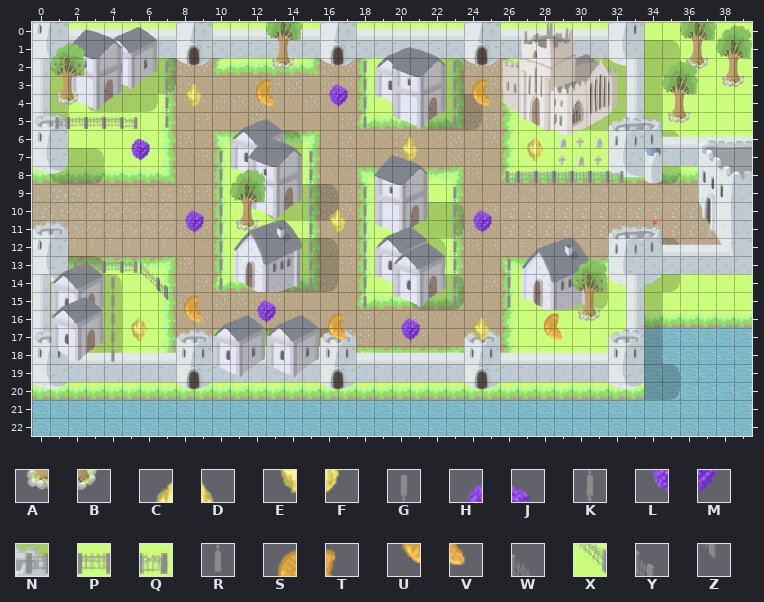
Two versions of a level (Tiled map (JSON), dist/assets/level/truffles_level_1.json). The first picture shows the starting point.
Cells are 32x32 px. Shown: x 0..39, y 0..22.
Key: from "truffles_level_1_tileset": A 214, B 215, C 396, D 397, E 448, F 449, G 497, H 500, J 501, K 549, L 552, M 553, N 589, P 590, Q 591, R 601, S 604, T 605, U 656, V 657, W 759, X 811, Y 812, Z 864.
_ is an empty cell.
Layers that did not change in this view are not listed.
Layer "map/environment_objects/miscellaneous_de" before, first column x 0:
 0 ____________
 1 ____________
 2 _______G____
 3 _______K____
 4 _AB____K____
 5 _NPPPQ_R____
 6 ____________
 7 __________G_
 8 __________K_
 9 __________K_
10 __________K_
11 __________KA
12 __________K_
13 __NPPQW___K_
14 ____G_XY__R_
15 ____K__Z____
16 ____K_______
17 ____K_______
18 ____R_______
19 ____________
20 ____________
21 ____________
Layer "collectables_depth_02" before, first column x 0:
 0 ________________________________________
 1 ________________________________________
 2 ________________________________________
 3 ________CD__ST__HJ______ST______________
 4 ________EF__UV__LM______UV______________
 5 ________________________________________
 6 _____HJ_____________CD_____CD___________
 7 _____LM_____________EF_____EF___________
 8 ________________________________________
 9 ________________________________________
10 ________HJ______CD______HJ______________
11 ________LM______EF______LM______________
12 ________________________________________
13 ________________________________________
14 ________________________________________
15 ________ST__HJ__________________________
16 _____CD_UV__LM__ST__HJ__CD__ST__________
17 _____EF_________UV__LM__EF__UV__________
18 ________________________________________
19 ________________________________________
20 ________________________________________
21 ________________________________________
22 ________________________________________
And afterwards:
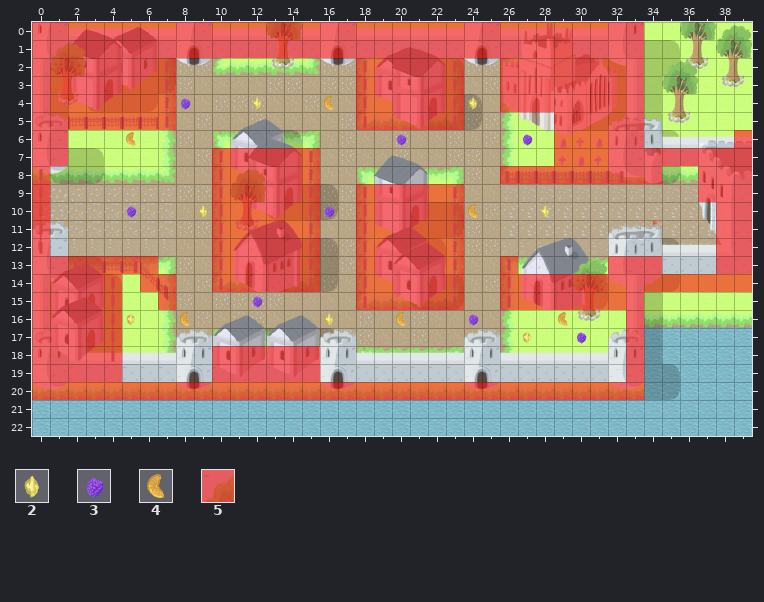
Further tiles: from "truffles_level_1_tileset": 2 502, 3 554, 4 606, 5 654.
Tiles of an added or newly shown layer are drawn over the layers below it.
See-through tiles are keyed as they look on the map.
What changed:
Layer "map/environment_objects/miscellaneous_de":
y 5: x 1 N -> _; x 5..6 Q_ -> PP
y 8: x 0 _ -> G
y 9..11: x 0 _ -> K
y 12: x 0 _ -> R
Layer "map/environment_collision/collide_depth_" (now shown):
y 0..1: x 0..33 __________________________________ -> 5555555555555555555555555555555555
y 2..4: x 0..7 ________ -> 55555555; x 18..23 ______ -> 555555; x 26..33 ________ -> 55555555
y 5: x 0..7 ________ -> 55555555; x 18..23 ______ -> 555555; x 29..33 _____ -> 55555
y 6: x 0..1 __ -> 55; x 29..33 _____ -> 55555; x 39 _ -> 5
y 7: x 0..1 __ -> 55; x 10..15 ______ -> 555555; x 29..39 ___________ -> 55555555555
y 8: x 0 _ -> 5; x 10..15 ______ -> 555555; x 26..34 _________ -> 555555555; x 37..39 ___ -> 555
y 9: x 0 _ -> 5; x 10..15 ______ -> 555555; x 18..23 ______ -> 555555; x 37..39 ___ -> 555
y 10..12: x 0 _ -> 5; x 10..15 ______ -> 555555; x 18..23 ______ -> 555555; x 38..39 __ -> 55
y 13: x 0..6 _______ -> 5555555; x 10..15 ______ -> 555555; x 18..23 ______ -> 555555; x 26 _ -> 5; x 32..34 ___ -> 555; x 38..39 __ -> 55
y 14: x 0..4 _____ -> 55555; x 6..7 __ -> 55; x 10..15 ______ -> 555555; x 18..23 ______ -> 555555; x 26..39 ______________ -> 55555555555555
y 15: x 0..4 _____ -> 55555; x 7 _ -> 5; x 18..23 ______ -> 555555; x 26..33 ________ -> 55555555
y 16..17: x 0..4 _____ -> 55555; x 33 _ -> 5
y 18..19: x 0..4 _____ -> 55555; x 10..15 ______ -> 555555; x 33 _ -> 5
y 20: x 0..33 __________________________________ -> 5555555555555555555555555555555555
Layer "map/collectables/candies_depth_02" (added):
y 4: x 8 _ -> 3; x 12 _ -> 2; x 16 _ -> 4; x 24 _ -> 2
y 6: x 5 _ -> 4; x 20 _ -> 3; x 27 _ -> 3
y 10: x 5 _ -> 3; x 9 _ -> 2; x 16 _ -> 3; x 24 _ -> 4; x 28 _ -> 2
y 15: x 12 _ -> 3
y 16: x 5 _ -> 2; x 8 _ -> 4; x 16 _ -> 2; x 20 _ -> 4; x 24 _ -> 3; x 29 _ -> 4
y 17: x 27 _ -> 2; x 30 _ -> 3
Layer "collectables_depth_02" (removed):
y 3: x 8..9 CD -> __; x 12..13 ST -> __; x 16..17 HJ -> __; x 24..25 ST -> __
y 4: x 8..9 EF -> __; x 12..13 UV -> __; x 16..17 LM -> __; x 24..25 UV -> __
y 6: x 5..6 HJ -> __; x 20..21 CD -> __; x 27..28 CD -> __
y 7: x 5..6 LM -> __; x 20..21 EF -> __; x 27..28 EF -> __
y 10: x 8..9 HJ -> __; x 16..17 CD -> __; x 24..25 HJ -> __
y 11: x 8..9 LM -> __; x 16..17 EF -> __; x 24..25 LM -> __
y 15: x 8..9 ST -> __; x 12..13 HJ -> __
y 16: x 5..6 CD -> __; x 8..9 UV -> __; x 12..13 LM -> __; x 16..17 ST -> __; x 20..21 HJ -> __; x 24..25 CD -> __; x 28..29 ST -> __
y 17: x 5..6 EF -> __; x 16..17 UV -> __; x 20..21 LM -> __; x 24..25 EF -> __; x 28..29 UV -> __
Where, in picture pixels (left, top, right, bottom), the same in both pictures:
changed: (32, 22, 752, 400)
